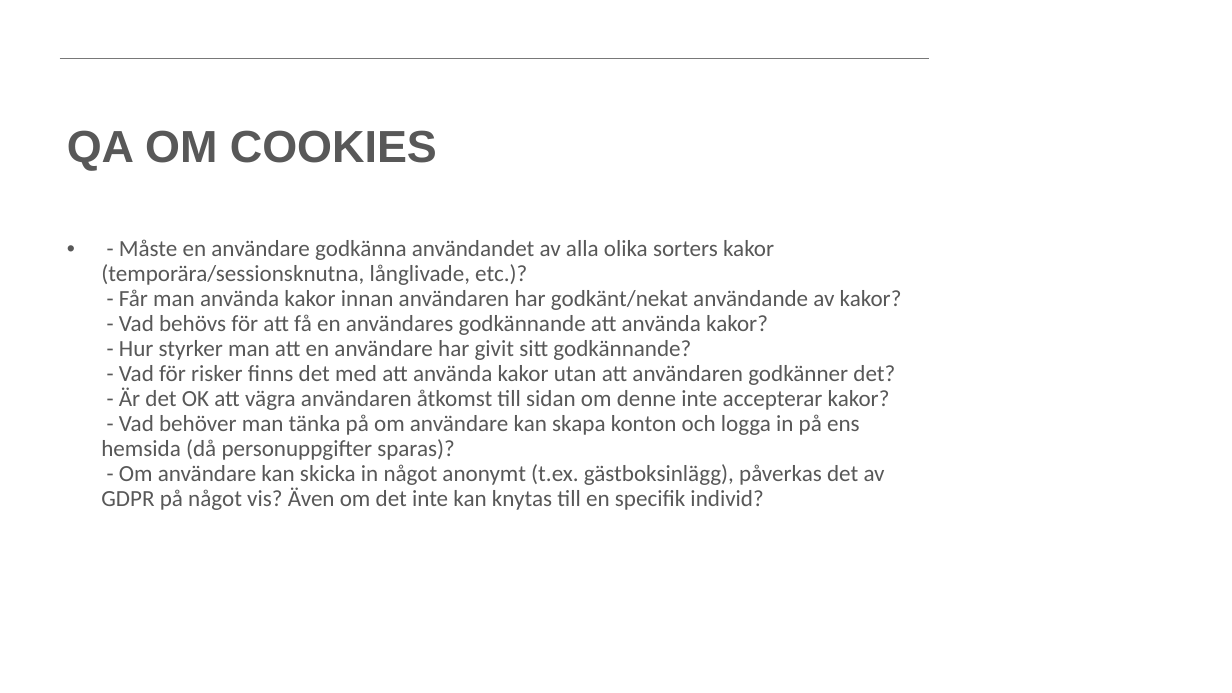
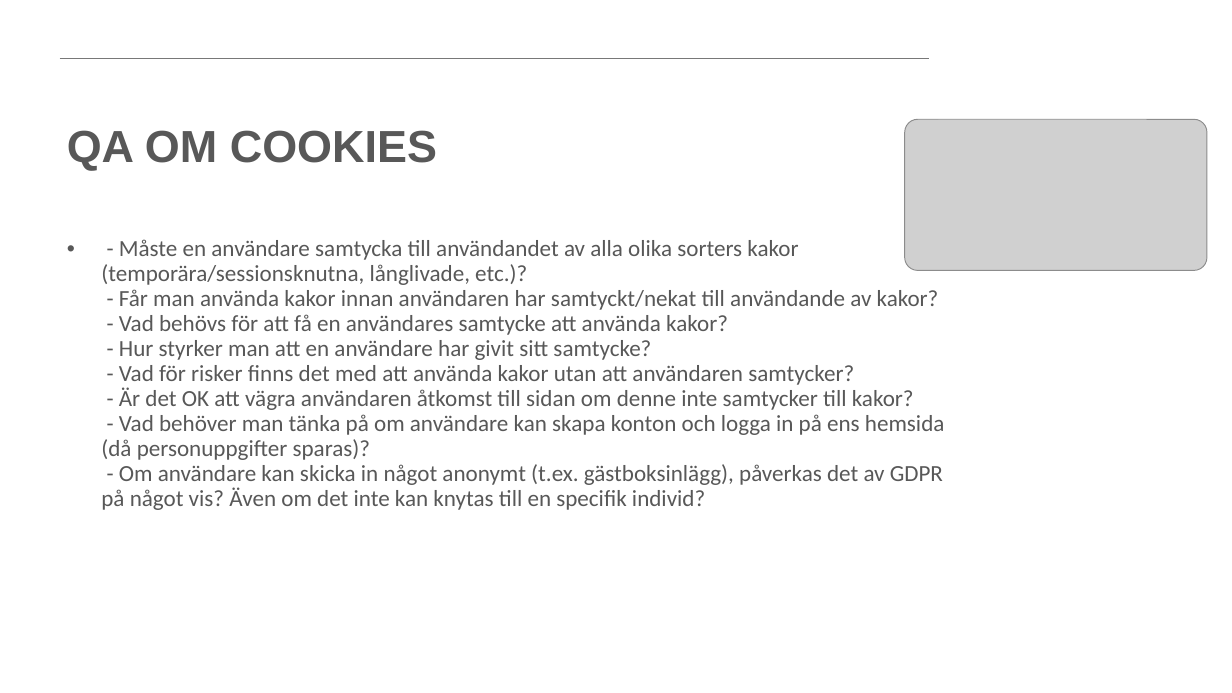
Before and after one commit to PeppeL-G/course-material, a slide deck: slide 20 of src/lectures/gdpr/gdpr.pptx (slide 26 before the commit). Drawn at 1232x693 pixels with LibreOffice and Linux fonts; fonts in the diff are those of the drawing; grey boxes stand for pictures; background and template pictures are left out. Boxes give left, top, right and bottom in pixels: in the first picture for what was removed or moved away, otherwise in the second. Text is boxed around its words. In the diff, an @@ line names an element or a change of style, - is before the commit and + after.

Commit message:
Added lectures about GDPR.

```diff
--- a/src/lectures/gdpr/gdpr.pptx
+++ b/src/lectures/gdpr/gdpr.pptx
@@ picture added at (905, 119, 1207, 271) @@
@@ text at (101, 239, 945, 510): text changed @@
-• - Måste en användare godkänna användandet av alla olika sorters kakor (temporära/sessionsknutna, långlivade, etc.)?
-  - Får man använda kakor innan användaren har godkänt/nekat användande av kakor?
-  - Vad behövs för att få en användares godkännande att använda kakor?
-  - Hur styrker man att en användare har givit sitt godkännande?
-  - Vad för risker finns det med att använda kakor utan att användaren godkänner det?
-  - Är det OK att vägra användaren åtkomst till sidan om denne inte accepterar kakor?
-  - Vad behöver man tänka på om användare kan skapa konton och logga in på ens hemsida (då personuppgifter sparas)?
-  - Om användare kan skicka in något anonymt (t.ex. gästboksinlägg), påverkas det av GDPR på något vis? Även om det inte kan knytas till en specifik individ?
+• - Måste en användare samtycka till användandet av alla olika sorters kakor (temporära/sessionsknutna, långlivade, etc.)?
+  - Får man använda kakor innan användaren har samtyckt/nekat till användande av kakor?
+  - Vad behövs för att få en användares samtycke att använda kakor?
+  - Hur styrker man att en användare har givit sitt samtycke?
+  - Vad för risker finns det med att använda kakor utan att användaren samtycker?
+  - Är det OK att vägra användaren åtkomst till sidan om denne inte samtycker till kakor?
+  - Vad behöver man tänka på om användare kan skapa konton och logga in på ens hemsida (då personuppgifter sparas)?
+  - Om användare kan skicka in något anonymt (t.ex. gästboksinlägg), påverkas det av GDPR på något vis? Även om det inte kan knytas till en specifik individ?
```
Also in this commit, not shown: 21 slides added, 24 slides removed, 3 other files.
